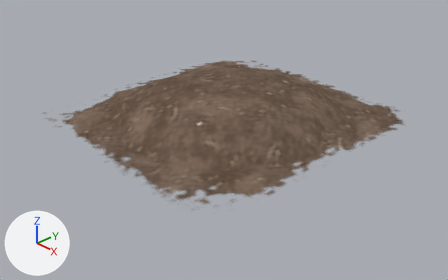
The Blender file assets/blender/soil_pile.blend, before and after one commit.
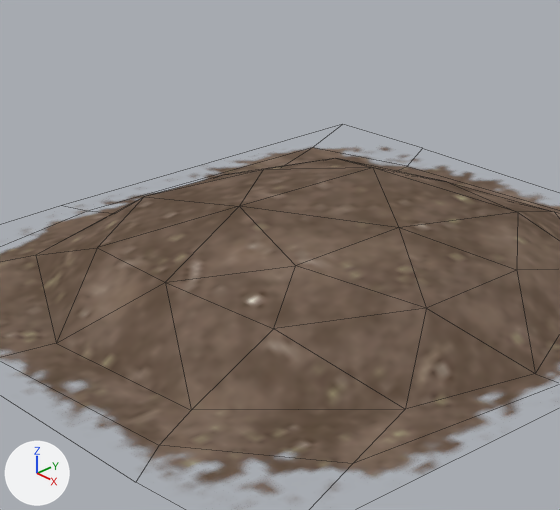
Each version appears first whole from a 50 mm camera at (1.265, -1.19, 0.746) aimed at (0.046, -0.043, -0.064), and next in a close-up on the part from 21% to 73% of the width and 0% to 75% of the height. Arrows for +X, +Y and +Z are at lower left; the lights stay in place. The close-ups show mesh edges as thin lines. The same objects are shown in both versions, whatever each file hides. Objects named as collision shapes, trigger or cutter boxes, shadow casters or lower levels of detail are left out.

In view in the first close-up: 'soil_pile_dry'.
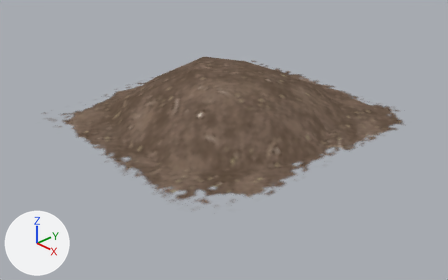
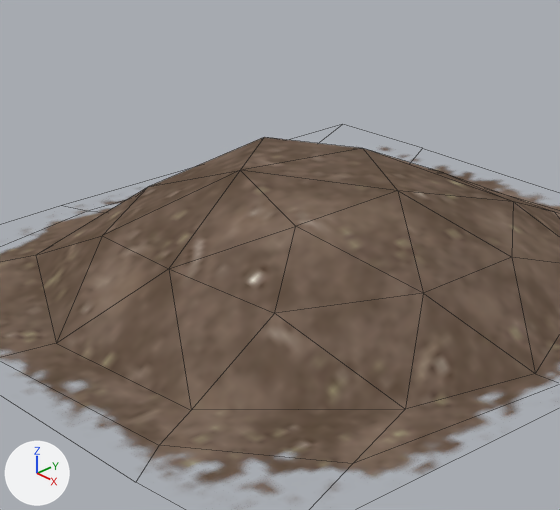
Location of each change, (x1, y1, x2, y2) in pixels of the close-ups (560 x 510 px; the box of a moved part takes in the faces that stretch with it):
'soil_pile_dry', reshaped: before (0, 147, 560, 494); after (0, 137, 560, 494)
part 1 of me_scene_001, moved or reshaped: before (36, 158, 560, 407); after (36, 137, 560, 407)

Edits to the bpy script that builds the scene:
```text
Change me_scene_001:
    where me_scene_001.from_pydata(...)  # 45 vertices, 58 faces; spans x -42.3..43.0, y -0.9..9.7, z -46.8..46.2
    used by ob_soil_pile_dry; location = (0.0, 0.0, 0.0); rotation_euler = (1.571, 0.0, 0.0), in degrees (90, 0, 0); scale = (0.01, 0.01, 0.01)
    me_scene_001 part 1
    me_scene_001.vertices[1].co: (-1.4, 5.0, -26.3) -> (-1.3, 6.5, -25.5)  # pixel (446, 181) -> pixel (443, 172)
    me_scene_001.vertices[2].co: (-16.6, 6.0, -20.2) -> (-16.2, 7.4, -19.7)  # pixel (335, 158) -> not seen
    me_scene_001.vertices[5].co: (14.5, 6.2, -22.0) -> (14.1, 7.6, -21.4)  # pixel (517, 212) -> pixel (513, 201)
    me_scene_001.vertices[7].co: (-2.8, 9.7, -13.4) -> (-2.7, 12.8, -11.5)  # pixel (372, 167) -> pixel (362, 148)
    me_scene_001.vertices[8].co: (-25.2, 4.5, -7.2) -> (-24.5, 6.0, -7.0)  # pixel (224, 174) -> not seen
    me_scene_001.vertices[10].co: (25.2, 5.4, -9.0) -> (24.5, 6.9, -8.8)  # pixel (516, 270) -> pixel (511, 257)
    me_scene_001.vertices[12].co: (-15.3, 8.2, -5.6) -> (-14.9, 12.8, -5.4)  # pixel (263, 169) -> pixel (264, 137)
    me_scene_001.vertices[13].co: (-22.9, 5.9, 8.4) -> (-22.2, 7.4, 8.2)  # pixel (144, 196) -> pixel (148, 186)
    me_scene_001.vertices[15].co: (11.8, 8.5, -3.0) -> (11.5, 13.0, -3.0)  # pixel (398, 227) -> pixel (397, 190)
    me_scene_001.vertices[16].co: (26.7, 6.5, 8.2) -> (26.0, 7.9, 8.0)  # pixel (426, 308) -> pixel (423, 293)
    me_scene_001.vertices[18].co: (-4.9, 9.3, 7.6) -> (-4.8, 13.9, 7.3)  # pixel (239, 206) -> pixel (240, 170)
    me_scene_001.vertices[19].co: (-14.6, 5.1, 22.0) -> (-14.2, 6.6, 21.4)  # pixel (97, 247) -> pixel (102, 235)
    me_scene_001.vertices[21].co: (1.0, 6.0, 23.8) -> (1.0, 7.5, 23.2)  # pixel (165, 282) -> pixel (168, 268)
    me_scene_001.vertices[23].co: (16.6, 4.7, 21.3) -> (16.1, 6.2, 20.7)  # pixel (273, 328) -> pixel (274, 313)
    me_scene_001.vertices[24].co: (10.4, 7.6, 12.4) -> (10.2, 12.3, 12.0)  # pixel (295, 265) -> pixel (295, 226)
```
